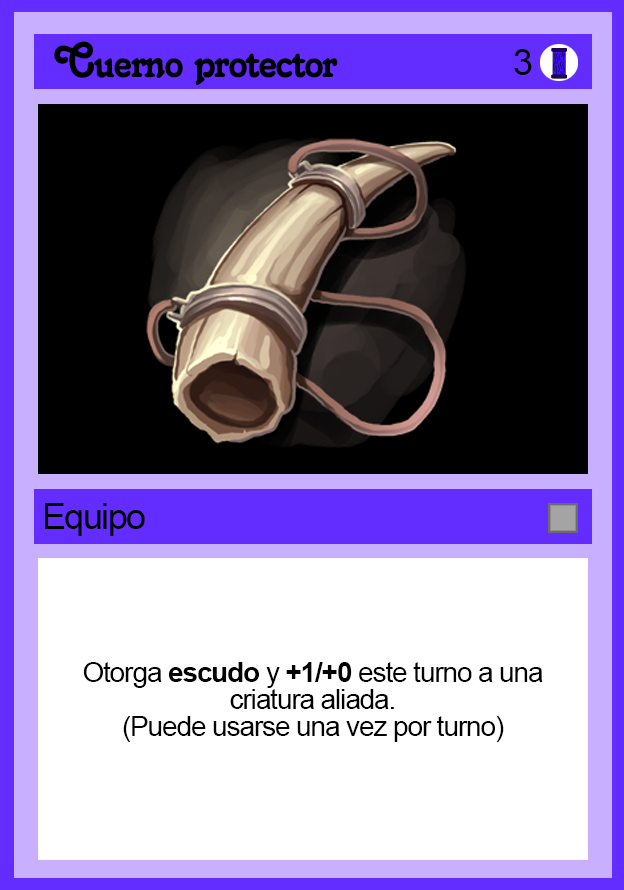
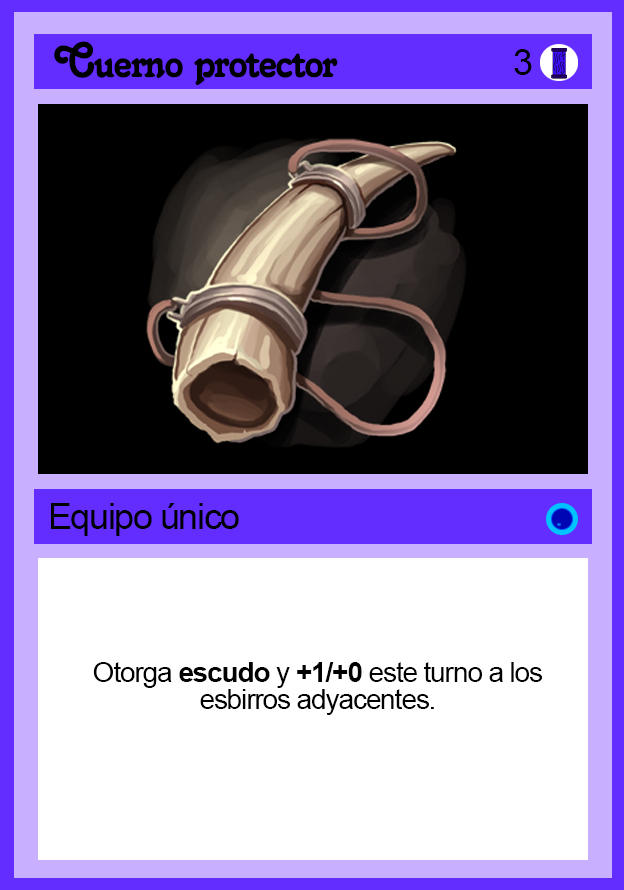
Before/after of a (624, 890) layered artwork. What changed in the layer stack:
painted on "Rareza" over <box>546,503,578,535</box>
renamed "Equipo" to "Equipo único", painted on it over <box>45,503,239,536</box>
renamed "Otorga escudo y +1/+0 este turno a una criatura aliada. (Puede" to "Otorga escudo y +1/+0 este turno a los esbirros adyacentes.", painted on it over <box>83,662,543,742</box>
